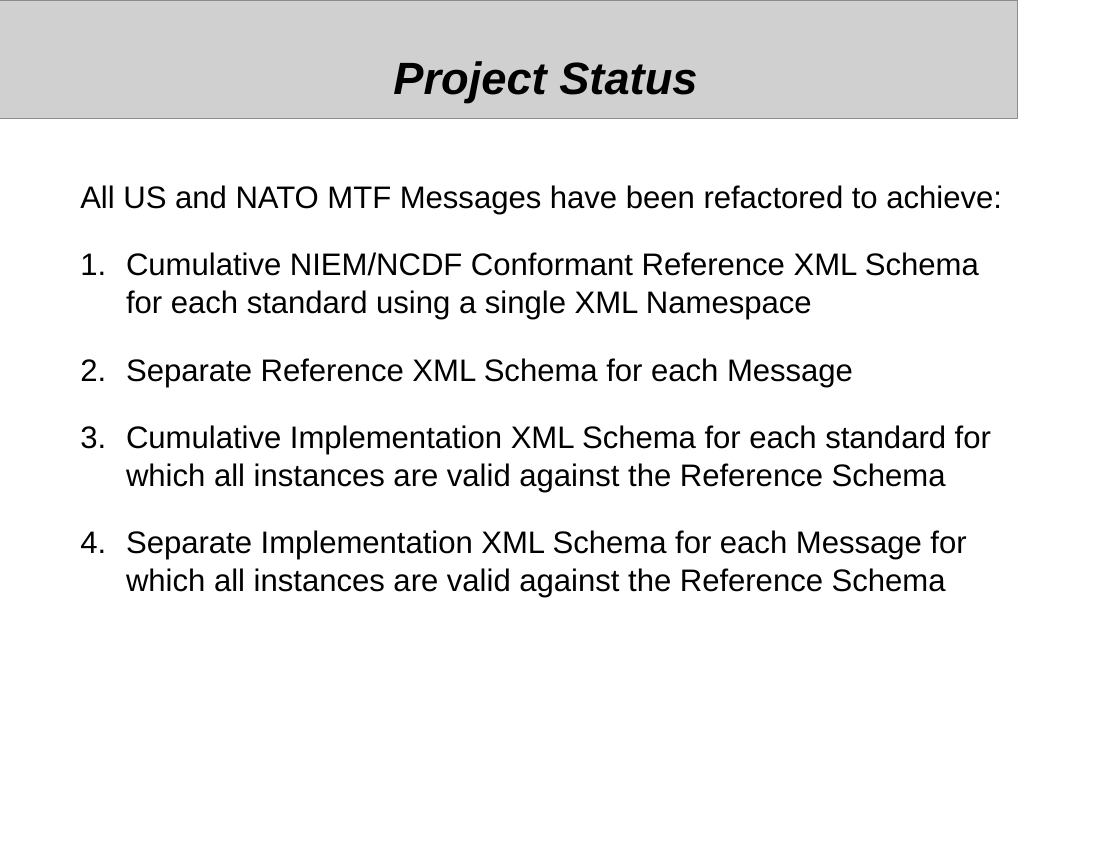
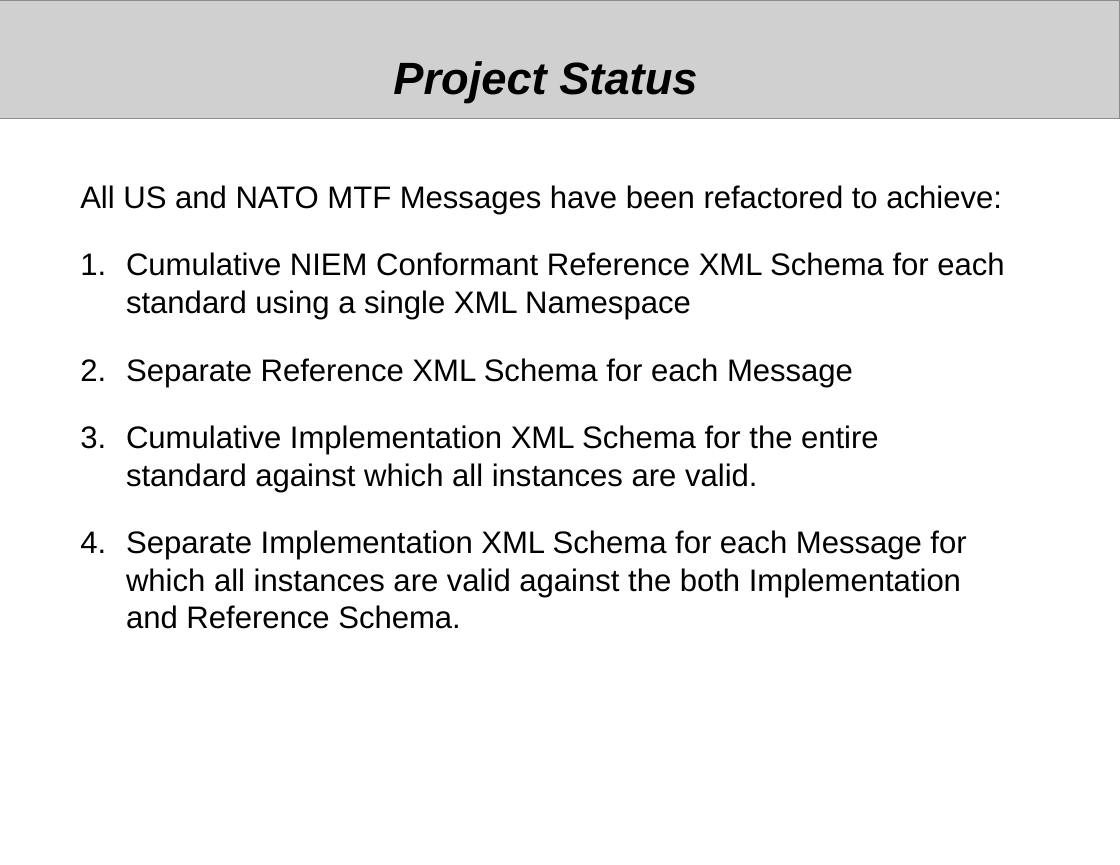
Before and after one commit to mil-oss/MTFXML, a slide deck: slide 4 of NCDF_MTF/Doc/NATO_MTF_NCDF.odp (slide 3 before the commit). Drawn at 1120x865 pixels with LibreOffice and Linux fonts; fonts in the diff are those of the drawing; grey boxes stand for pictures. Boxes give left, top, right and bottom in pixels: in the first picture for what was removed or moved away, otherwise in the second. Text is boxed around its words. In the diff, an @@ line names an element or a change of style, - is before the commit and + after.

```diff
--- a/NCDF_MTF/Doc/NATO_MTF_NCDF.odp
+++ b/NCDF_MTF/Doc/NATO_MTF_NCDF.odp
@@ picture: place and size @@
-picture at (0,0,1018,118)
+picture at (0,0,1120,118)
@@ text at (126,252,1004,319): text changed @@
-1. Cumulative NIEM/NCDF Conformant Reference XML Schema for each standard using a single XML Namespace
+1. Cumulative NIEM Conformant Reference XML Schema for each standard using a single XML Namespace
@@ text at (126,425,966,629): text changed @@
-3. Cumulative Implementation XML Schema for each standard for which all instances are valid against the Reference Schema
-4. Separate Implementation XML Schema for each Message for which all instances are valid against the Reference Schema
+3. Cumulative Implementation XML Schema for the entire standard against which all instances are valid.
+4. Separate Implementation XML Schema for each Message for which all instances are valid against the both Implementation and Reference Schema.
```
Also in this commit, not shown: 3 other slides changed, 1 slide added, 1 slide removed, 4 other files.
